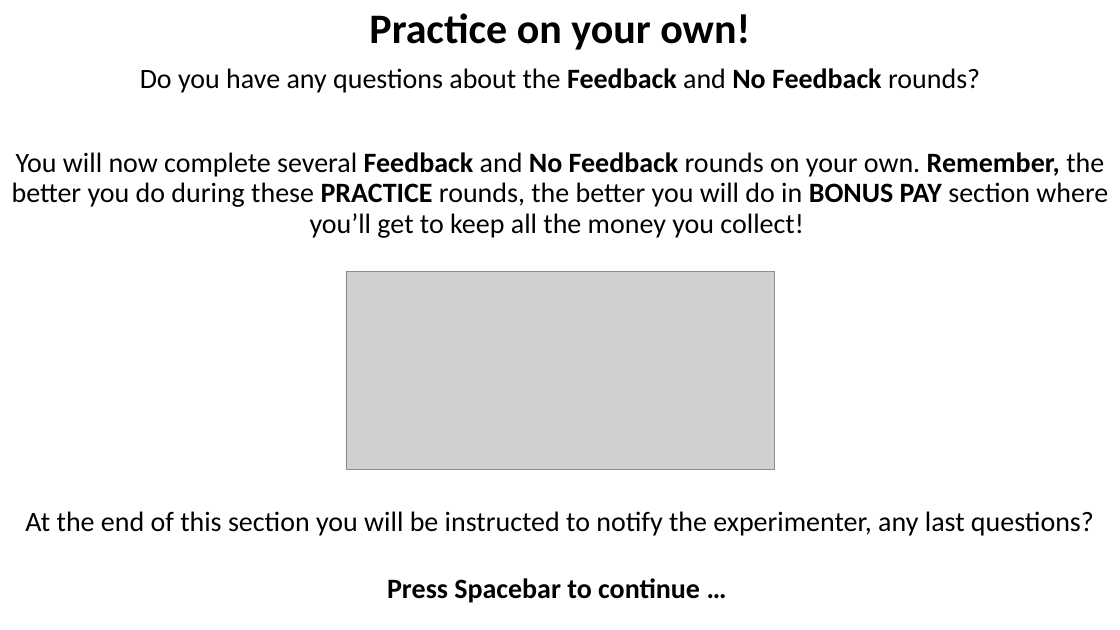
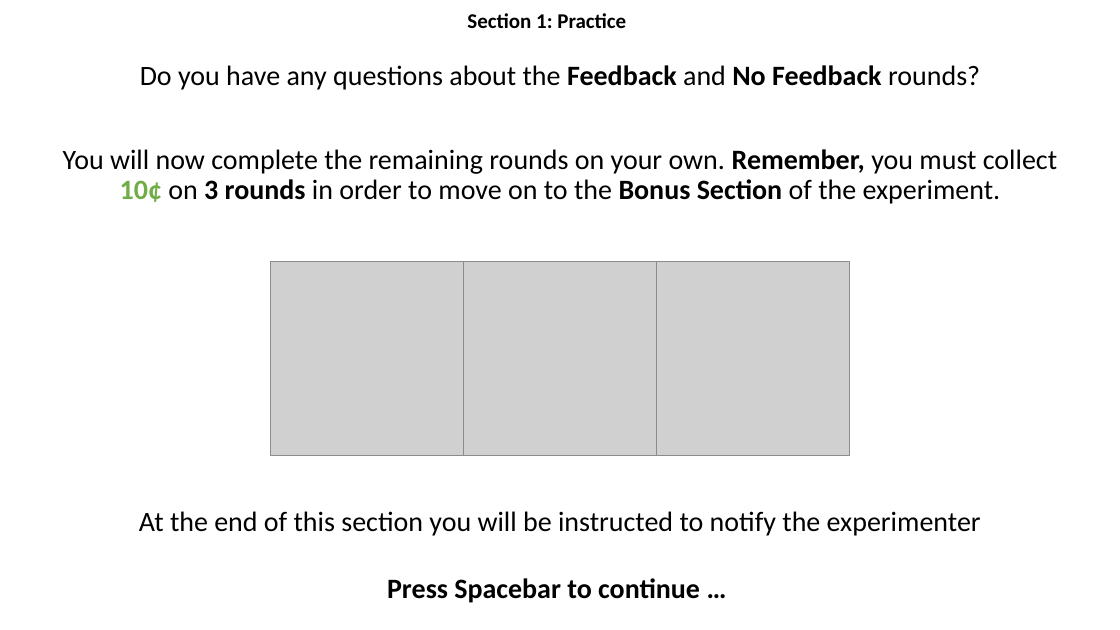
Before and after one commit to kbnealy/OpenMaze, a slide deck: slide 16 of Assets/StreamingAssets/2D_Objects/Practice/Practice_online_final.pptx. Drawn at 1120x630 pixels with LibreOffice and Linux fonts; fonts in the diff are those of the drawing; grey boxes stand for pictures. Boxes give left, top, right and bottom in pixels: in the first picture for what was removed or moved away, otherwise in the second. Text is boxed around its words. In the diff, an @@ line names an element or a change of style, - is before the commit and + after.

```diff
--- a/Assets/StreamingAssets/2D_Objects/Practice/Practice_online_final.pptx
+++ b/Assets/StreamingAssets/2D_Objects/Practice/Practice_online_final.pptx
@@ text "Do you have any questions ..." moved from (x1=12, y1=13, x2=1108, y2=238) to (x1=63, y1=65, x2=1057, y2=204) @@
@@ text at (x1=369, y1=13, x2=750, y2=50): paragraph removed @@
-Practice on your own!
@@ text added at (x1=467, y1=13, x2=626, y2=28), 18 pt, text #000000, bold @@
+Section 1: Practice
@@ text at (x1=63, y1=149, x2=1057, y2=204): text changed @@
-You will now complete several Feedback and No Feedback rounds on your own. Remember, the better you do during these PRACTICE rounds, the better you will do in BONUS PAY section where you’ll get to keep all the money you collect!
+You will now complete the remaining rounds on your own. Remember, you must collect 10¢ on 3 rounds in order to move on to the Bonus Section of the experiment.
@@ picture added at (x1=271, y1=262, x2=464, y2=455) @@
@@ picture added at (x1=464, y1=262, x2=657, y2=455) @@
@@ picture added at (x1=657, y1=262, x2=850, y2=455) @@
@@ picture removed at (x1=346, y1=271, x2=775, y2=470) @@
@@ text at (x1=139, y1=511, x2=981, y2=536): text changed @@
-At the end of this section you will be instructed to notify the experimenter, any last questions?
+At the end of this section you will be instructed to notify the experimenter
```
Also in this commit, not shown: 11 other slides changed, 30 other files.
